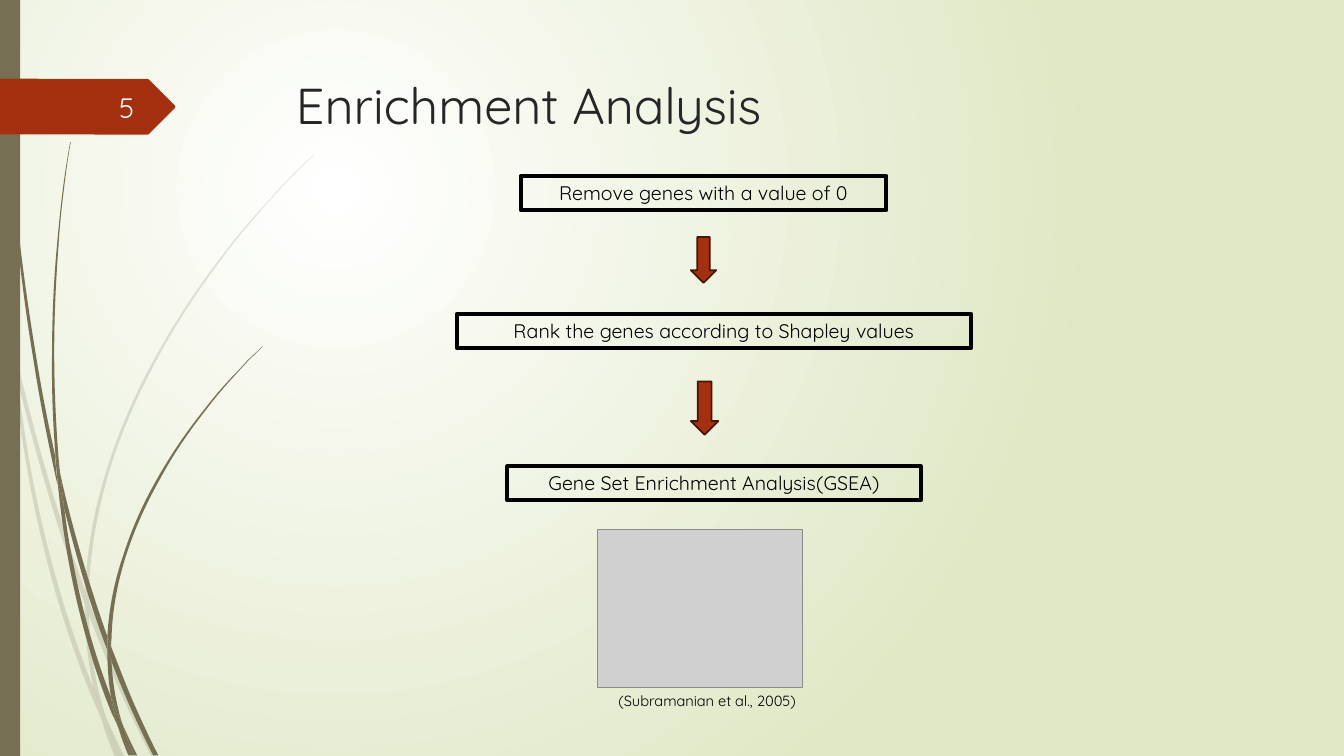
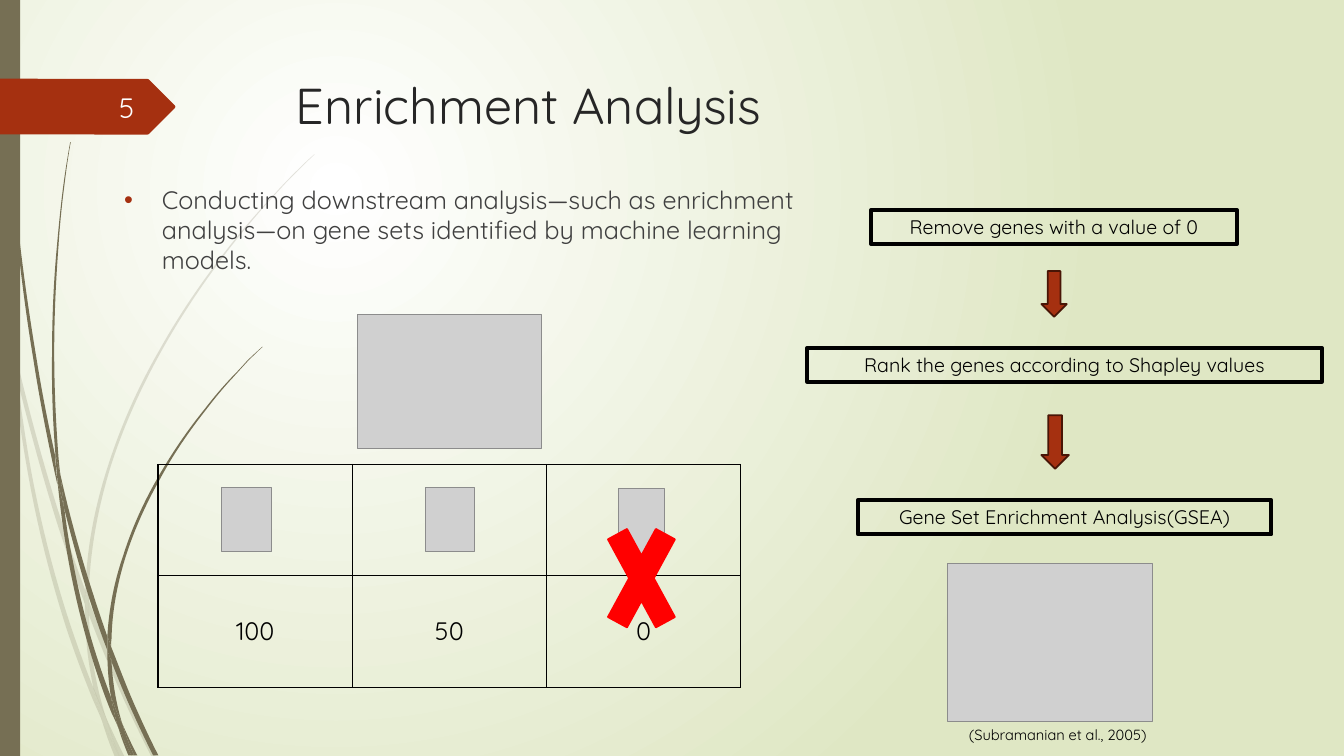
Before and after one commit to Lai-jun-yan/Academia-Sinica-internship-project, a slide deck: slide 5 of 暑期實習進度報告/presentation_final.pptx. Drawn at 1344x756 pixels with LibreOffice and Linux fonts; fonts in the diff are those of the drawing; grey boxes stand for pictures. Boxes give left, top, right and bottom in pixels: in the first picture for what was removed or moved away, otherwise in the second. Text is boxed around its words. In the diff, an @@ line names an element or a change of style, - is before the commit and + after.

```diff
--- a/暑期實習進度報告/presentation_final.pptx
+++ b/暑期實習進度報告/presentation_final.pptx
@@ text added at box(162, 190, 794, 269), 18 pt, text #404040 @@
+• Conducting downstream analysis—such as enrichment analysis—on gene sets identified by machine learning models.
@@ picture added at box(358, 315, 541, 449) @@
@@ 3 rectangles, 2 down arrows, 1 picture, 1 text: place and size @@
-3 rectangles, 2 down arrows, 1 picture, 1 text at box(457, 176, 971, 709)
+3 rectangles, 2 down arrows, 1 picture, 1 text at box(808, 210, 1322, 743)
@@ table added at box(158, 465, 742, 688), 2 rows, 3 columns @@
+ |  | 
+100 | 50 | 0
@@ picture added at box(222, 488, 272, 552) @@
@@ picture added at box(425, 488, 475, 552) @@
@@ cross added at box(596, 494, 688, 663), fill #FF0000, outline #FF0000 1.25 pt @@
@@ picture added at box(619, 489, 664, 555) @@
```
Also in this commit, not shown: 4 other slides changed, 19 slides added, 3 slides removed.
